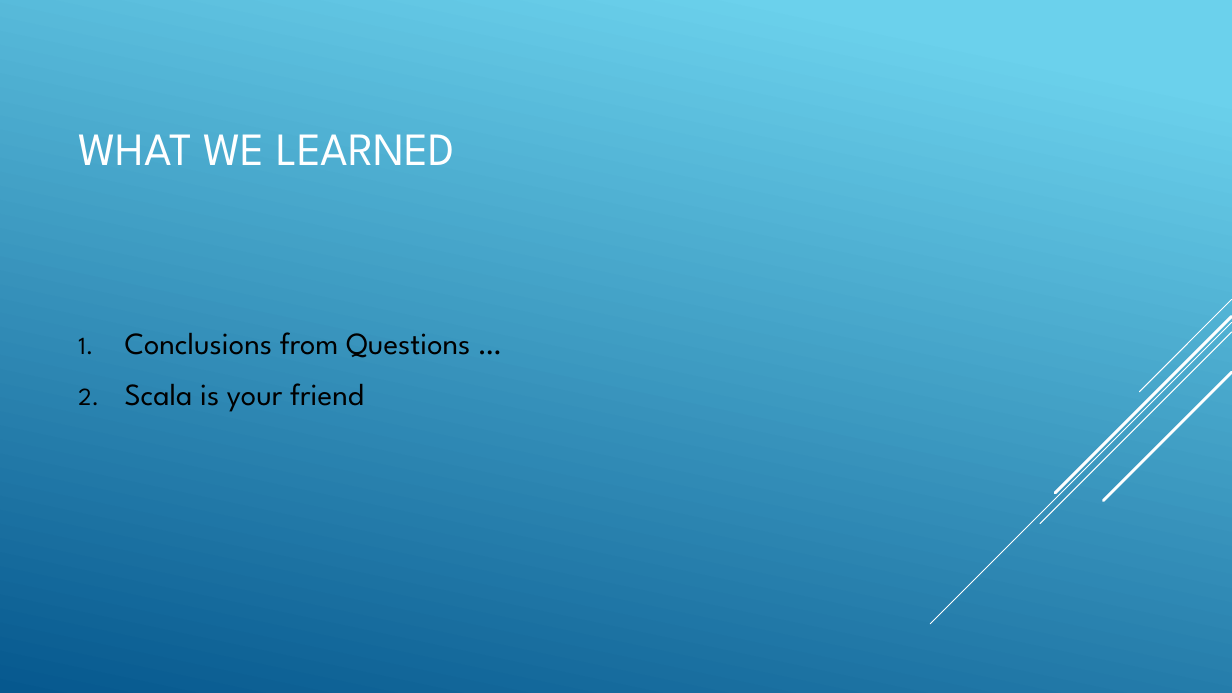
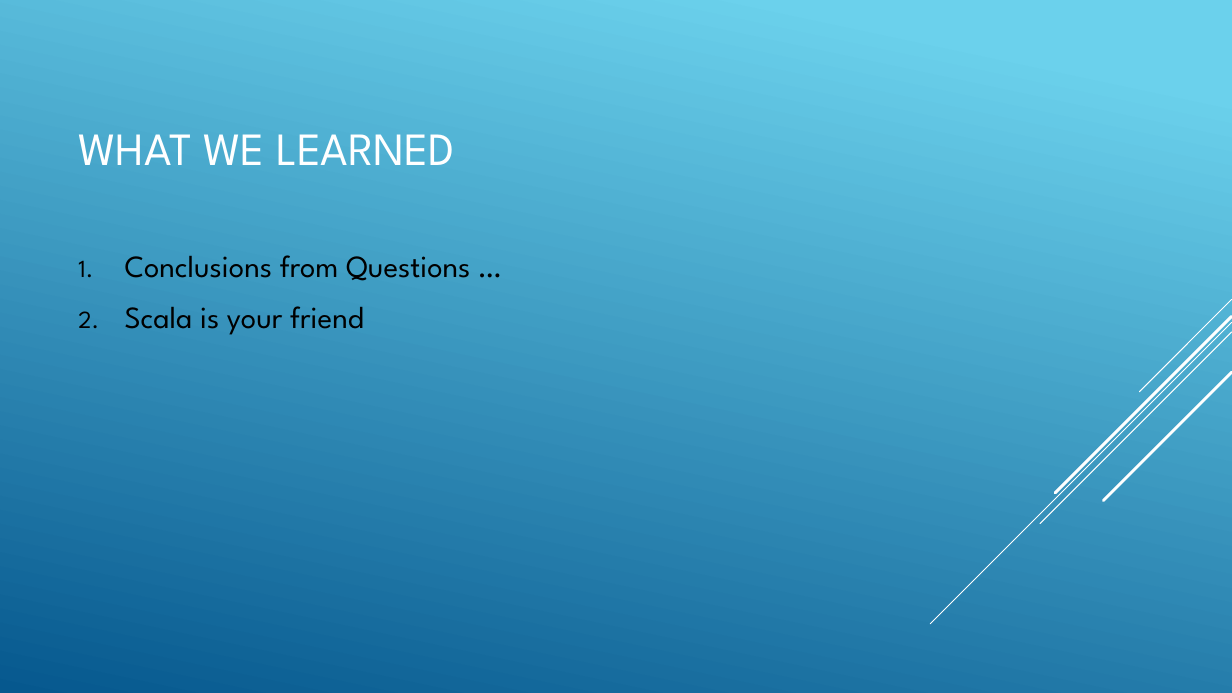
Before and after one commit to jyoo18/csc369FinalProject, a slide deck: slide 12 of slides.pptx (slide 9 before the commit). Drawn at 1232x693 pixels with LibreOffice and Linux fonts; fonts in the diff are those of the drawing. Boxes give left, top, right and bottom in pixels: in the first picture for what was removed or moved away, otherwise in the second. Text is boxed around its words. In the diff, an @@ line names an element or a change of style, - is before the commit and + after.

```diff
--- a/slides.pptx
+++ b/slides.pptx
@@ text "Conclusions from Questions …" at [125,255,470,335]: vertical alignment middle to top @@
```
Also in this commit, not shown: 2 other slides changed, 4 slides added, 1 slide removed.
